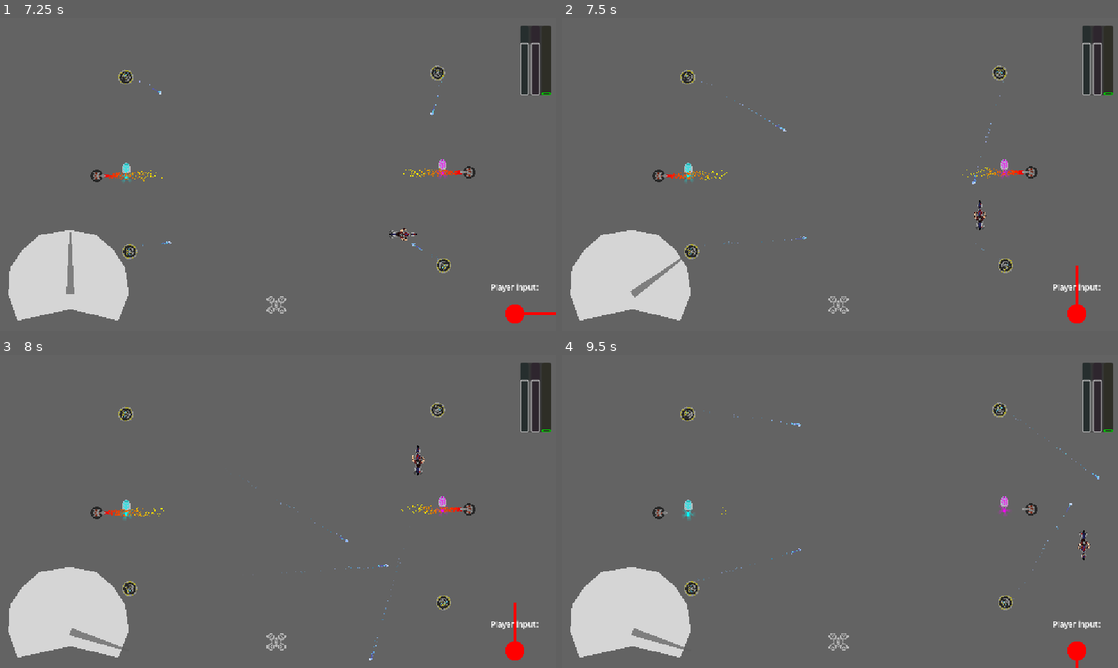
Above: before the commit, frames 1-4 (two rows, left to right).
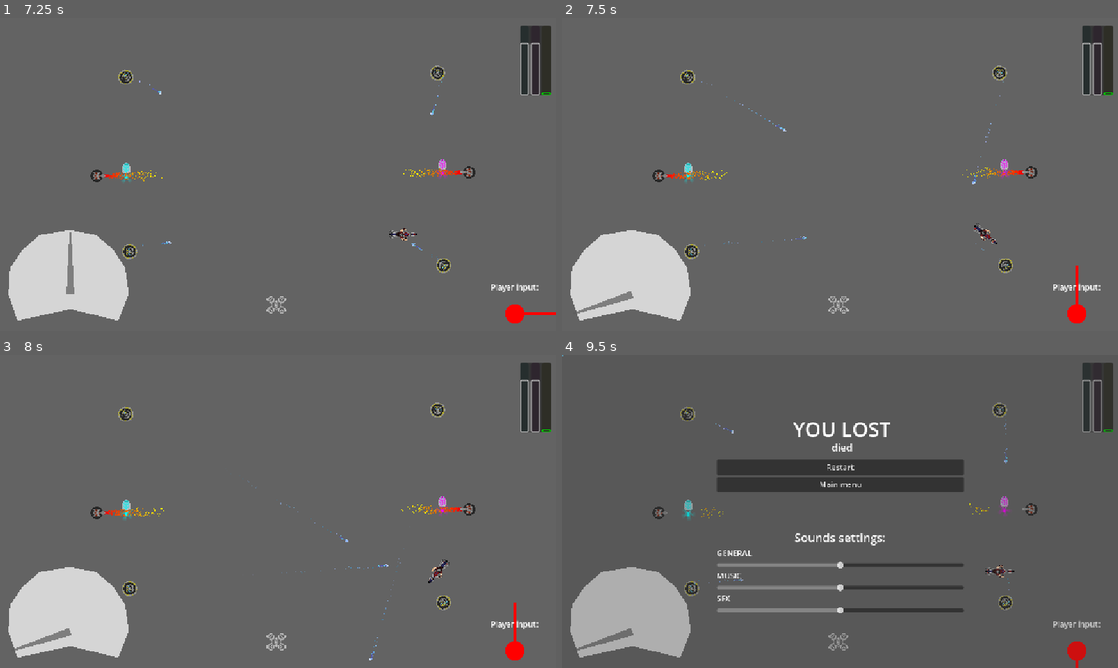
Above: after the commit, the same moments.

Repository: IwailerI/micro-jam-colors
Game: Godot game, scene res://scenes/mainmenu/mainmenu.tscn
Same seed, same stepped clock (60 frames per second), same inputs: the game is played once before the commit and once after it.
Inputs:
- Up to frame 1 (7.25 s): click "Continue - 3" at 0.5 s; hold D (movement_right) 1.28-2.03 s; hold Space (throttle) 1.28-2.03 s; hold S (movement_down) 2.03-2.78 s; tap Space (throttle) every 1.5 s from 2.1 to 6.6 s; hold D (movement_right) 2.78-3.53 s; hold Space (throttle) 2.78-3.53 s; hold W (movement_up) 3.53-4.28 s; hold Space (throttle) 4.28-5.03 s; hold A (movement_left) 4.28-5.78 s; hold S (movement_down) 5.78-6.53 s; hold Space (throttle) 5.78-6.53 s; hold D (movement_right) from 6.53 s (still down)
- Up to frame 2 (7.5 s): release D (movement_right) at 7.28 s; hold W (movement_up) from 7.28 s (still down); hold Space (throttle) from 7.28 s (still down)
- Up to frame 3 (8 s): keep holding W (movement_up); keep holding Space (throttle)
- Up to frame 4 (9.5 s): release W (movement_up) at 8.03 s; release Space (throttle) at 8.03 s; hold D (movement_right) 8.03-8.78 s; tap Space (throttle) at 8.1 s; hold S (movement_down) from 8.78 s (still down); hold Space (throttle) from 8.78 s (still down)

Frame 1 is identical in both runs. In frame 2, 0.5% of the frame differs, in the area x 2-81%, y 15-95%; in frame 3, 0.6%; in frame 4, 12%, in the area x 0-100%, y 0-100%.

Commit message:
cleanup after merge (part 1)

Diff:
--- a/objects/brewing_stand/brewing_stand.gd
+++ b/objects/brewing_stand/brewing_stand.gd
@@ -31,8 +31,11 @@
 
 
 func _start_brewing() -> void:
+	if not respawn_timer.is_inside_tree():
+		await respawn_timer.tree_entered
 	respawn_timer.start(brewing_time)
 	respawn_progressbar.visible = true
+	print(respawn_timer)
 
 
 func _process(_delta: float) -> void:
--- a/objects/player/player.gd
+++ b/objects/player/player.gd
@@ -136,7 +136,6 @@
 
 
 func die(vel := Vector2.ZERO) -> void:
-	return
 	if ramping:
 		return # do not care ¯\_(ツ)_/¯
 
--- a/scenes/level/level_revamp.tscn
+++ b/scenes/level/level_revamp.tscn
@@ -1,4 +1,4 @@
-[gd_scene load_steps=21 format=3 uid="uid://c5nfk6ysqdde6"]
+[gd_scene load_steps=22 format=4 uid="uid://c5nfk6ysqdde6"]
 
 [ext_resource type="PackedScene" uid="uid://ddb1rbjhwv3os" path="res://objects/game_manager/game_manager.tscn" id="3_4qo56"]
 [ext_resource type="PackedScene" uid="uid://d1tm5mhwegffe" path="res://objects/potion_color_display/potion_color_display.tscn" id="3_8vb6f"]
@@ -571,7 +571,6 @@
 visible = false
 
 [node name="GameoverMenu" parent="CanvasLayer" instance=ExtResource("6_j44qt")]
-visible = false
 
 [node name="WorldBoundaries" type="StaticBody2D" parent="."]
 position = Vector2(-1, 0)
